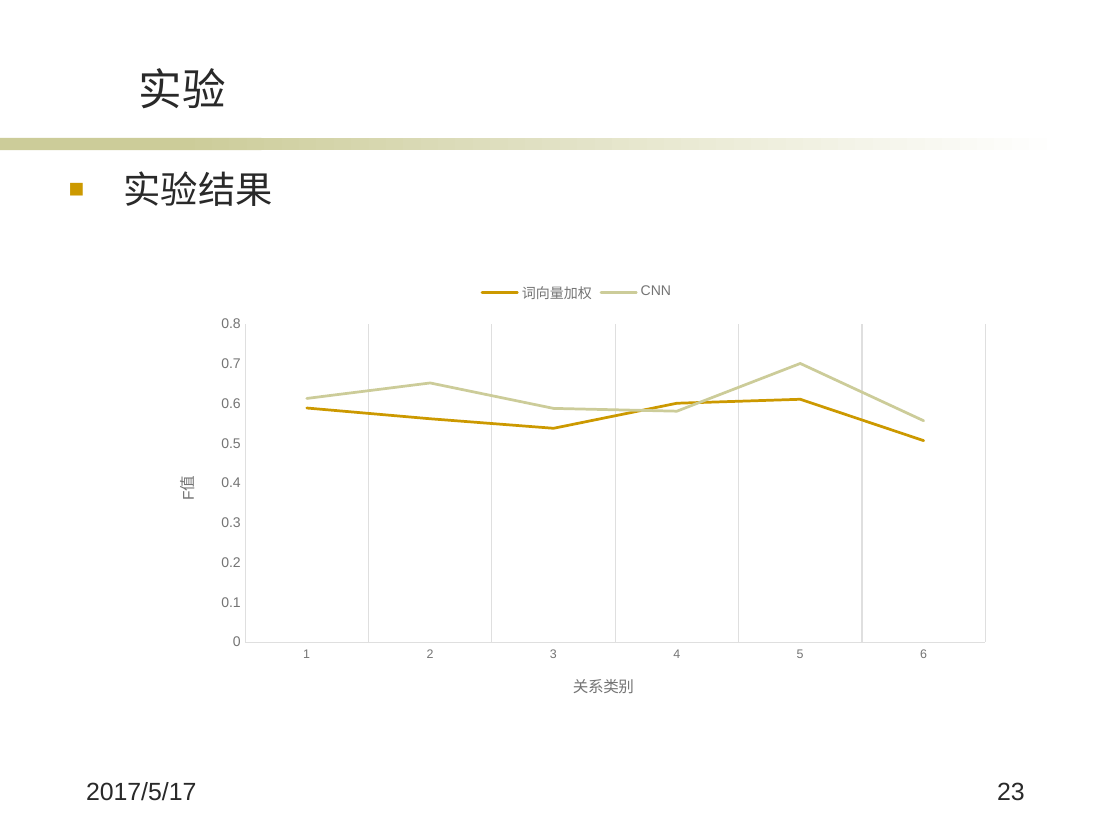
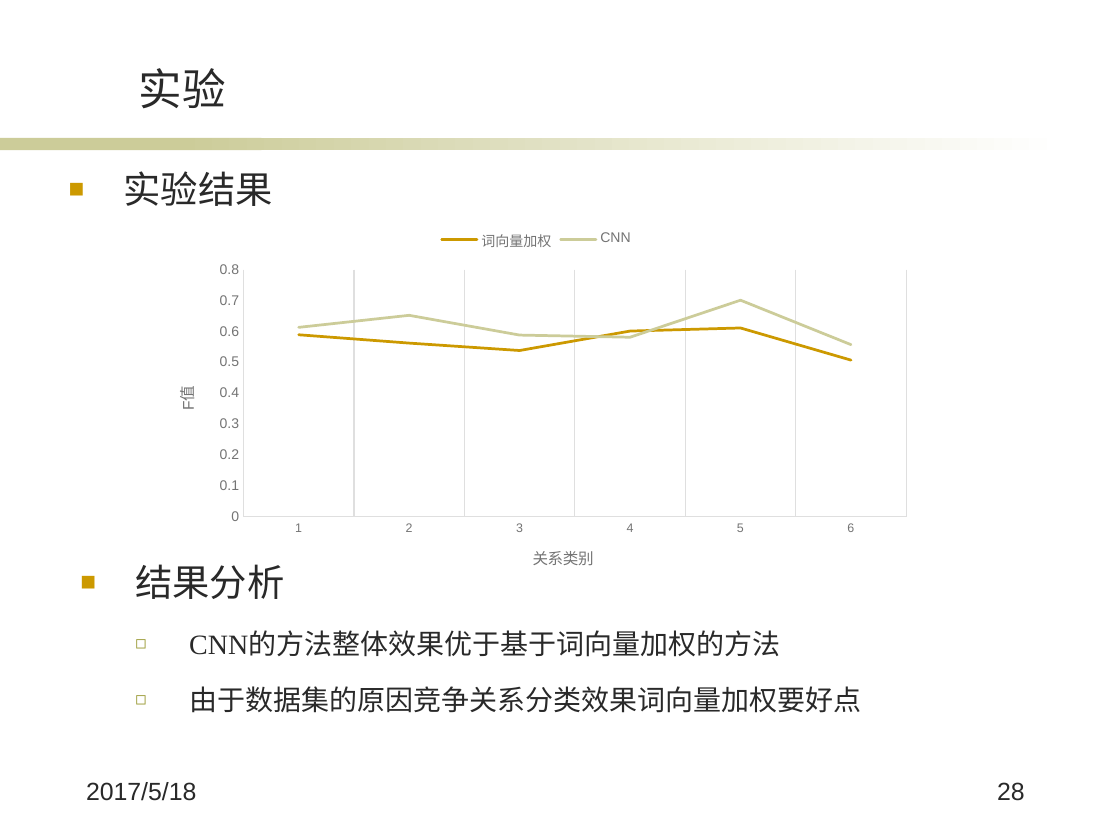
Before and after one commit to wqpod2g/paper, a slide deck: slide 28 of 毕业答辩ppt.pptx (slide 23 before the commit). Drawn at 1120x840 pixels with LibreOffice and Linux fonts; fonts in the diff are those of the drawing; background and template pictures are left out. Boxes give left, top, right and bottom in pixels: in the first picture for what was removed or moved away, otherwise in the second. Text is boxed around its words. In the diff, an @@ line names an element or a change of style, - is before the commit and + after.

```diff
--- a/毕业答辩ppt.pptx
+++ b/毕业答辩ppt.pptx
@@ line chart: place and size @@
-line chart at bbox=[151, 270, 1002, 720]
+line chart at bbox=[151, 217, 922, 592]
@@ text added at bbox=[135, 564, 861, 713], 18 pt, text #292929 @@
+■ 结果分析
+  ◻ CNN的方法整体效果优于基于词向量加权的方法
+  ◻ 由于数据集的原因竞争关系分类效果词向量加权要好点
@@ text at bbox=[86, 782, 196, 801]: text changed @@
-2017/5/17
+2017/5/18
@@ page number at bbox=[997, 782, 1025, 801]: text changed @@
-23
+28
```
Also in this commit, not shown: 18 other slides changed, 5 slides added, 1 other file.
